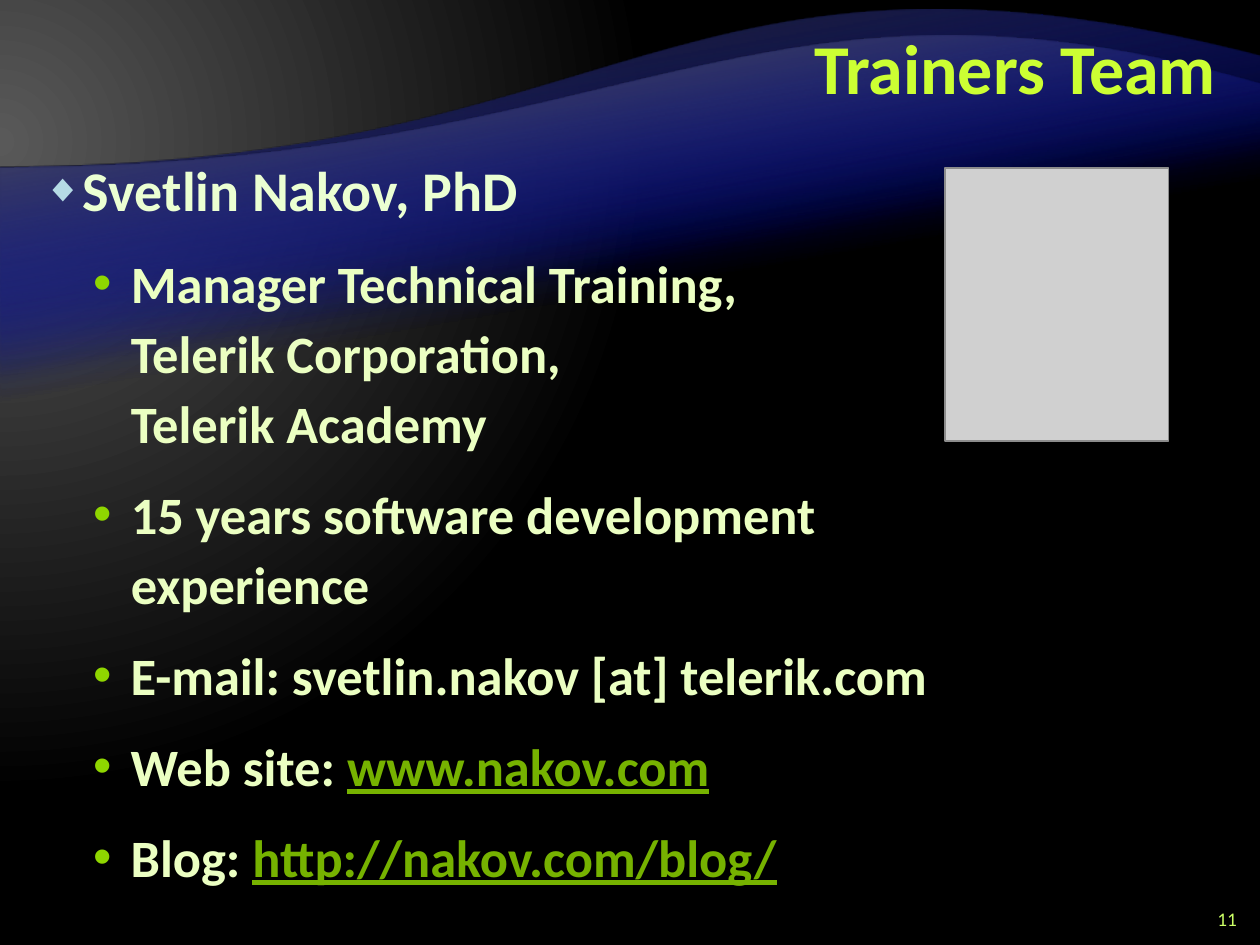
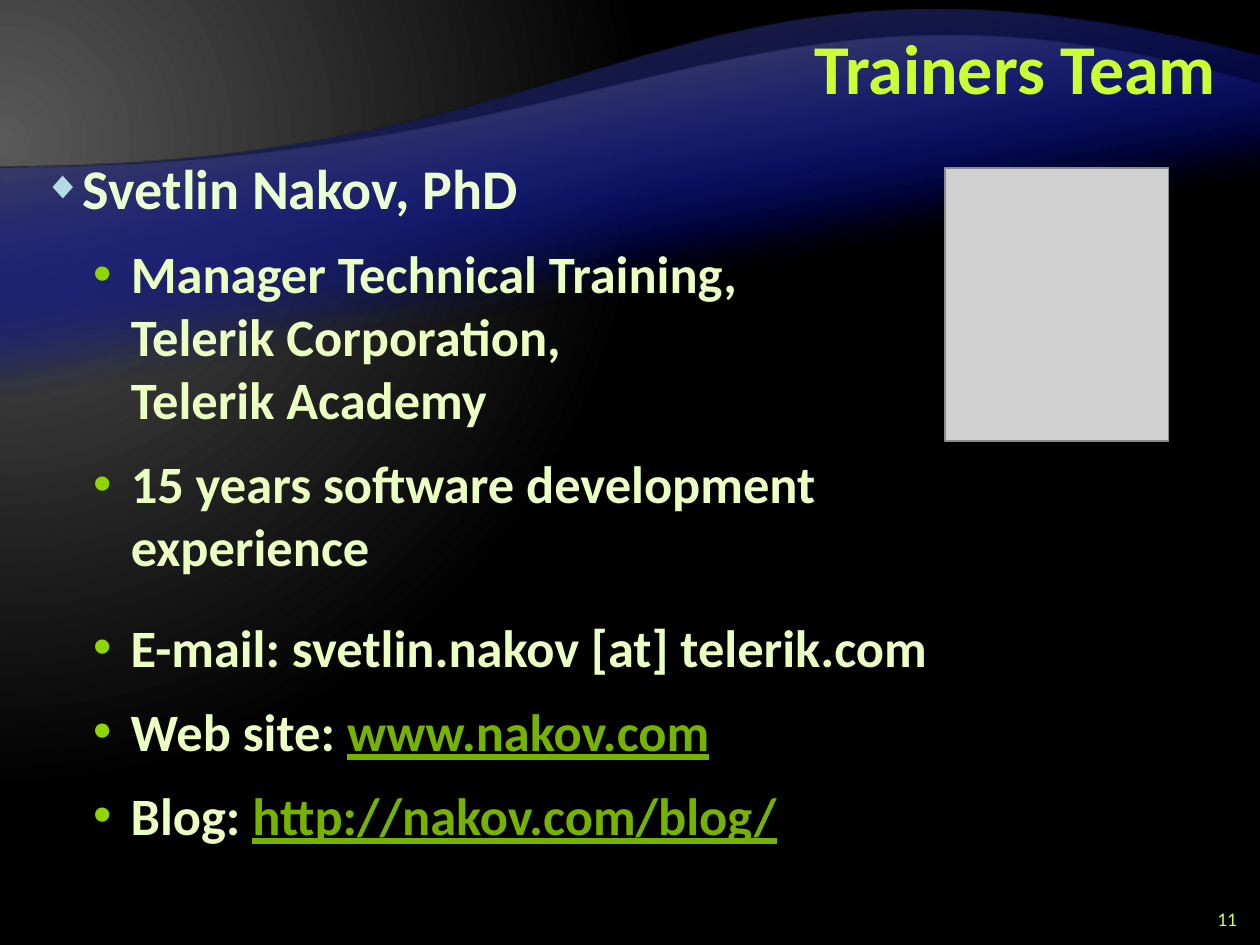
Before and after one commit to Graveheart/aspnetcourse, a slide deck: slide 11 of 2010/lectures/0. Course Introduction.pptx. Drawn at 1260x945 pixels with LibreOffice and Linux fonts; fonts in the diff are those of the drawing; grey boxes stand for pictures; background and template pictures are left out. Boxes give left, top, right and bottom in pixels: in the first picture for what was removed or moved away, otherwise in the second. Text is boxed around its words. In the diff, an @@ line names an element or a change of style, - is before the commit and + after.

Commit message:
added slides to the trainers section fixes to the formatting added Vesko and Shasho's pictures

```diff
--- a/2010/lectures/0. Course Introduction.pptx
+++ b/2010/lectures/0. Course Introduction.pptx
@@ text "Svetlin Nakov, PhD" at box(83, 162, 815, 575): line spacing 40pt to 1 @@
@@ text "E-mail: svetlin.nakov [at] telerik.com" at box(131, 628, 926, 844): line spacing 40pt to 1 @@
@@ text "E-mail: svetlin.nakov [at] telerik.com": place and size @@
-text "E-mail: svetlin.nakov [at] telerik.com" at box(131, 656, 926, 886)
+text "E-mail: svetlin.nakov [at] telerik.com" at box(131, 628, 926, 844)
```
Also in this commit, not shown: 12 other slides changed, 6 slides added, 2 other files.
